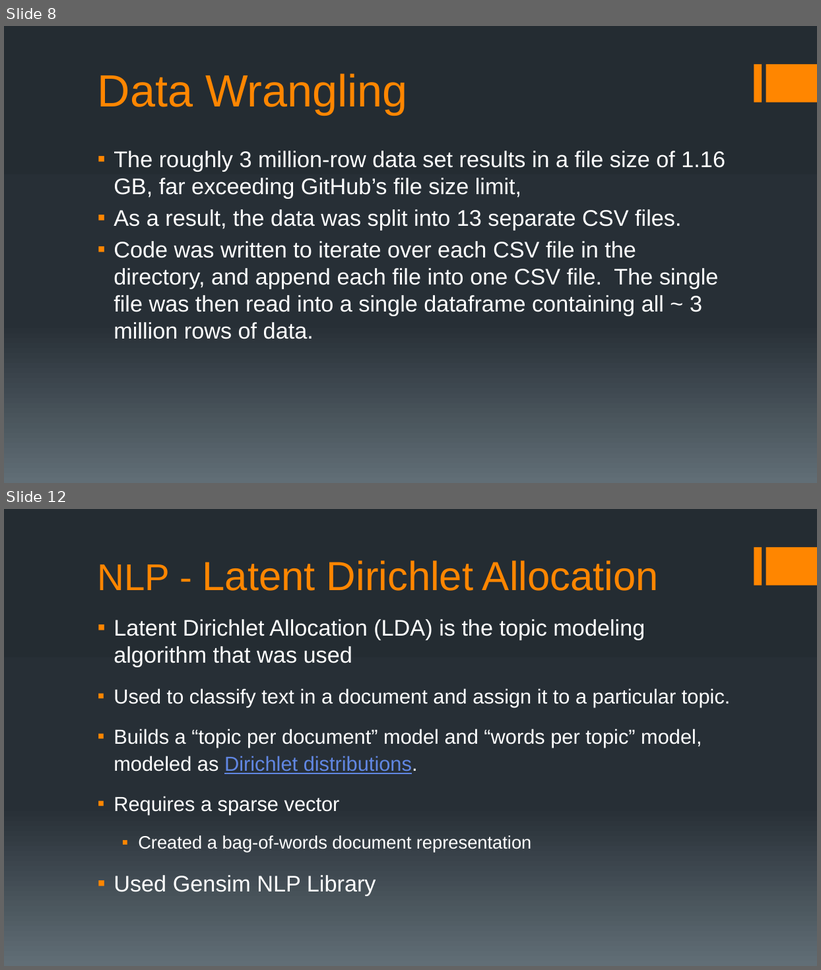
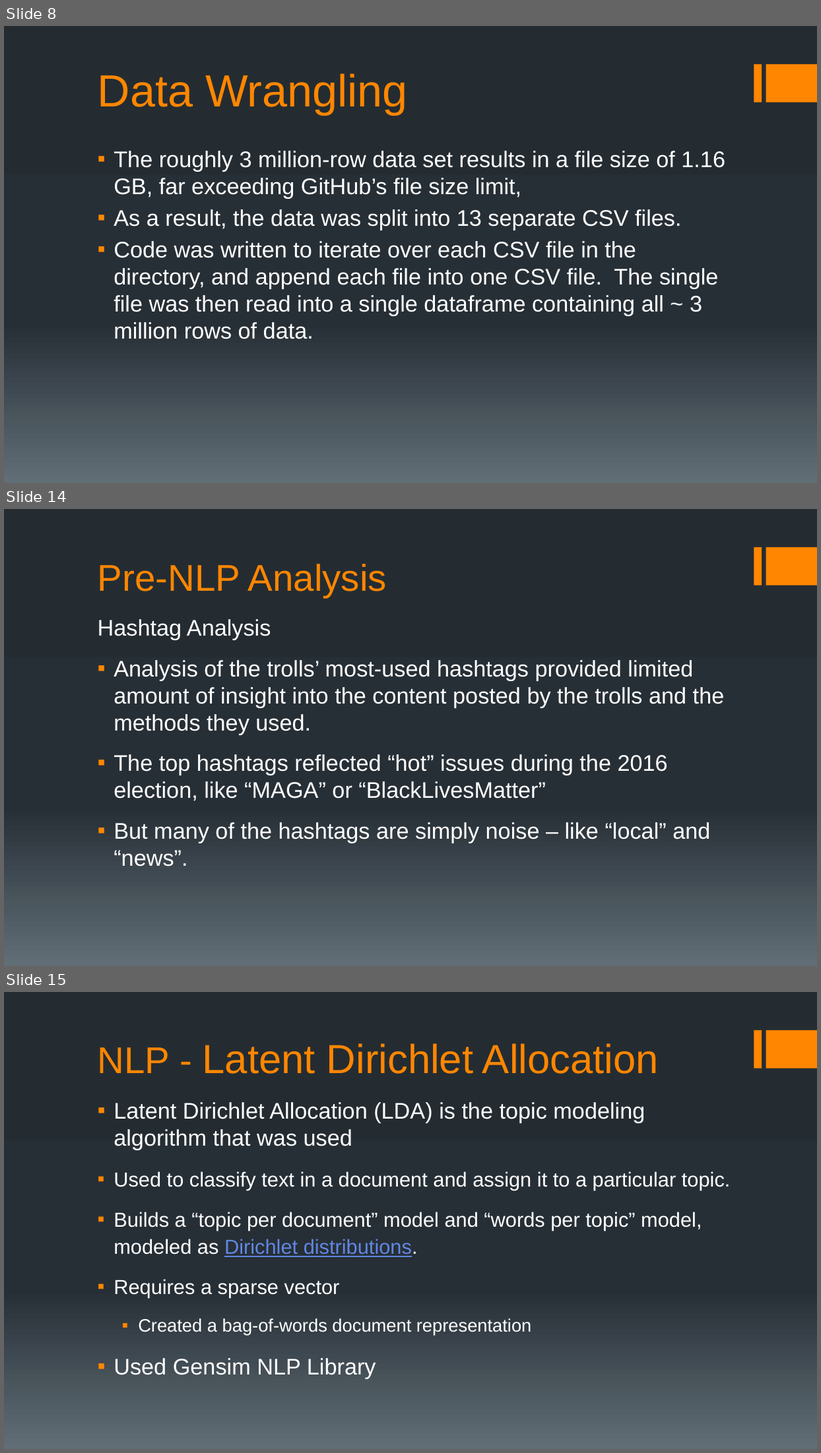
Before and after one commit to chudzikr/Capstone2, a slide deck: reports/Capstone2_Final_Report_Pres.pptx. Shown one above the other, each under a label of ours: slides 8 and 12 before the commit, slides 8, 14 and 15 after it; the slides between them are not shown. The pictures are 821x970 and 821x1453 pixels, drawn with LibreOffice and Linux fonts; fonts in the diff are those of the drawing. Boxes give left, top, right and bottom in pixels: in the first picture for what was removed or moved away, otherwise in the second. Text is boxed around its words. In the diff, an @@ line names an element or a change of style, - is before the commit and + after.

```diff
--- a/reports/Capstone2_Final_Report_Pres.pptx
+++ b/reports/Capstone2_Final_Report_Pres.pptx
@@ slide 14 added at (4,509,817,966), background gradient #242C33 to #273037 to #636D76; not listed: 2 template elements that a slide beside it also shows @@
@@ title added at (98,564,387,598), 33 pt, text #FF8600 @@
+Pre-NLP Analysis
@@ text added at (98,619,725,867), 20 pt, text #FFFFFF @@
+Hashtag Analysis
+▪ Analysis of the trolls’ most-used hashtags provided limited amount of insight into the content posted by the trolls and the methods they used.
+▪ The top hashtags reflected “hot” issues during the 2016 election, like “MAGA” or “BlackLivesMatter”
+▪ But many of the hashtags are simply noise – like “local” and “news”.
@@ what was slide 12 is now slide 15 @@
```
Also in this commit, not shown: 1 slide changed, 4 other slides added, 2 slides removed.
